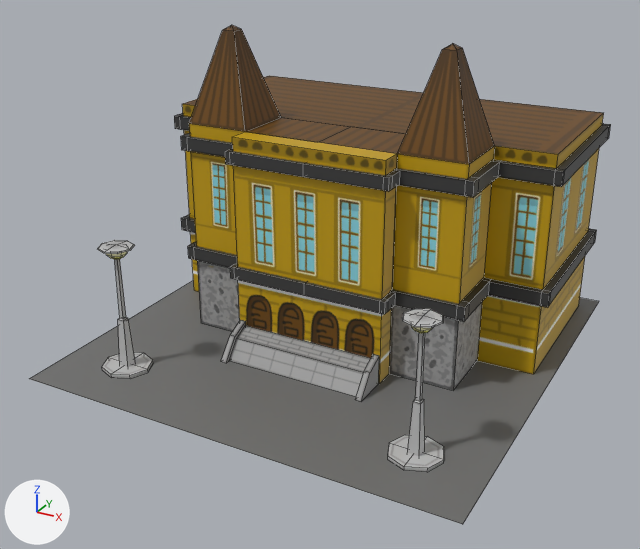
The Blender file Assets/images/model_building_cityHall.blend: old version first, new version second.
Rendered twice from a 50 mm lens placed at (1.74, -3.34, 1.98), pointed at (-0.01, -0.17, 0.39). The axes (+X, +Y, +Z) are drawn at lower left. The lights are the same throughout. Mesh edges are drawn as thin lines.
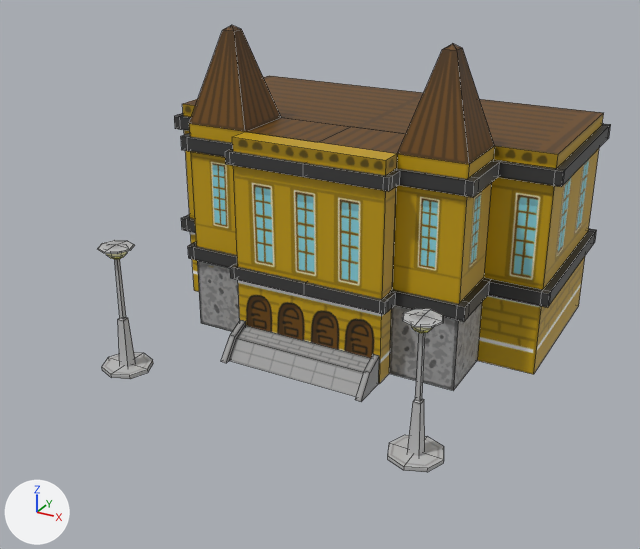
Changed parts and their boxes (x1, y1, x2, y2) in the pictures (640 x 549 px):
'Cube.013', reshaped (12% narrower, 10% shorter)
    before: (30, 25, 611, 524)
    after: (98, 25, 611, 472)
part 1 of me_cube_011, deleted
    before: (30, 281, 599, 524)

What changed in the scene script:
```text
Change me_cube_011:
    where me_cube_011.from_pydata(...)  # 428 vertices, 320 faces; spans x -1.0..1.0, y -1.0..1.0, z -0.01..1.42
    used by ob_cube_013; location = (0.0, 0.0, 0.0)
    me_cube_011 part 1: the loose piece of 4 vertices spanning x -1.0..1.0, y -1.0..1.0, z 0.0 is deleted
```
